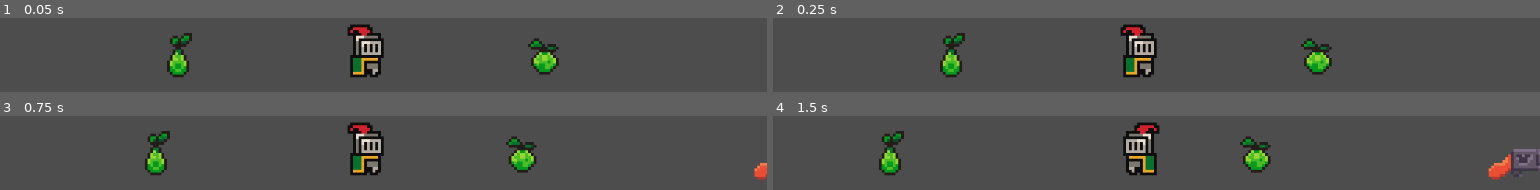
Above: before the commit, frames 1-4 (two rows, left to right).
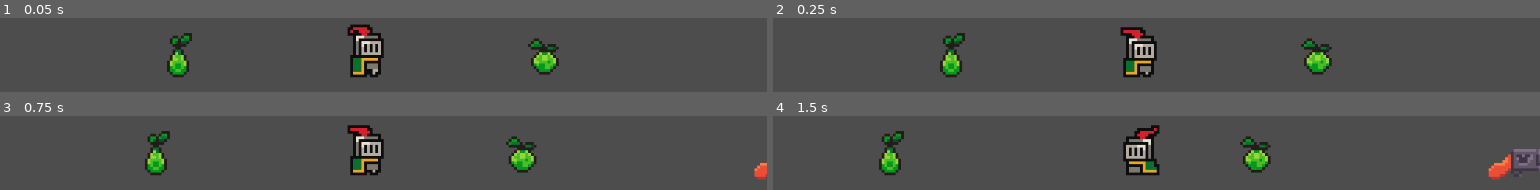
Above: after the commit, the same moments.

Repository: bgie/godot_item_pickup_and_use
Game: Godot game, scene res://world.tscn
The game is run twice, just before and just after one commit, with the same random seed, the same clock (stepped at 60 frames per second) and the same inputs.
Inputs:
- Up to frame 1 (0.05 s): no input
- Up to frame 2 (0.25 s): no input
- Up to frame 3 (0.75 s): tap Enter (ui_accept) at 0.5 s; hold Right (ui_right) from 0.53 s (still down); hold D (drop) from 0.53 s (still down)
- Up to frame 4 (1.5 s): tap Enter (ui_accept) at 0.77 s; tap P (pickup) at 0.8, 1.35 s; release Right (ui_right) at 1.28 s; release D (drop) at 1.28 s; hold Left (ui_left) from 1.28 s (still down)

Frame 1 is identical in both runs. In frame 2, 1.2% of the frame differs, in the area x 45-51%, y 8-73%; in frame 3, 1.2%; in frame 4, 1.7%, in the area x 45-51%, y 8-80%.

Commit message:
bug: pickup while carrying was broken

Diff:
--- a/player.gd
+++ b/player.gd
@@ -26,14 +26,15 @@
 	if event.is_action_pressed("ui_accept") && item_carried && item_carried.has_method("use"):
 		item_carried.use()
 	elif event.is_action_pressed("pickup"):
-		var overlapping_areas := hit_box_area_2d.get_overlapping_areas()
-		if overlapping_areas.size() == 1: # not handling overlapping items (yet)
-			if item_carried != null:
-				item_carried.drop()
-				item_carried = null
-			var item_to_pick_up : Node2D = overlapping_areas[0].get_parent()
-			item_to_pick_up.pickup()
-			item_carried = item_to_pick_up
+		for overlapping_area in hit_box_area_2d.get_overlapping_areas():
+			var item_to_pick_up : Node2D = overlapping_area.get_parent()
+			if item_to_pick_up != item_carried:
+				if item_carried != null:
+					item_carried.drop()
+					item_carried = null
+				item_to_pick_up.pickup()
+				item_carried = item_to_pick_up
+				break
 	elif event.is_action_pressed("drop") && item_carried != null:
 		item_carried.drop()
 		item_carried = null
--- a/world.tscn
+++ b/world.tscn
@@ -7,12 +7,81 @@
 [ext_resource type="Texture2D" uid="uid://lqcrihxqjuvb" path="res://assets/Shotguns/2Shotgun02.png" id="5_036b0"]
 [ext_resource type="Script" uid="uid://bc5p5eae4dad0" path="res://gun.gd" id="5_dwbse"]
 
-[sub_resource type="AtlasTexture" id="AtlasTexture_fj7yv"]
+[sub_resource type="AtlasTexture" id="AtlasTexture_dwbse"]
 atlas = ExtResource("1_f3sb7")
 region = Rect2(0, 0, 32, 32)
 
+[sub_resource type="AtlasTexture" id="AtlasTexture_pkg7o"]
+atlas = ExtResource("1_f3sb7")
+region = Rect2(32, 0, 32, 32)
+
+[sub_resource type="AtlasTexture" id="AtlasTexture_gbfbk"]
+atlas = ExtResource("1_f3sb7")
+region = Rect2(64, 0, 32, 32)
+
+[sub_resource type="AtlasTexture" id="AtlasTexture_ioo17"]
+atlas = ExtResource("1_f3sb7")
+region = Rect2(96, 0, 32, 32)
+
+[sub_resource type="SpriteFrames" id="SpriteFrames_wse8f"]
+animations = [{
+"frames": [{
+"duration": 1.0,
+"texture": SubResource("AtlasTexture_dwbse")
+}, {
+"duration": 1.0,
+"texture": SubResource("AtlasTexture_pkg7o")
+}, {
+"duration": 1.0,
+"texture": SubResource("AtlasTexture_gbfbk")
+}, {
+"duration": 1.0,
+"texture": SubResource("AtlasTexture_ioo17")
+}],
+"loop": true,
+"name": &"idle",
+"speed": 4.0
+}]
+
 [sub_resource type="RectangleShape2D" id="RectangleShape2D_aqk2v"]
 size = Vector2(15, 21)
+
+[sub_resource type="Animation" id="Animation_dwbse"]
+resource_name = "idle"
+loop_mode = 1
+tracks/0/type = "value"
+tracks/0/imported = false
+tracks/0/enabled = true
+tracks/0/path = NodePath("CarryItemMarker2D:position")
+tracks/0/interp = 1
+tracks/0/loop_wrap = true
+tracks/0/keys = {
+"times": PackedFloat32Array(0, 0.5),
+"transitions": PackedFloat32Array(1, 1),
+"update": 0,
+"values": [Vector2(5, 7), Vector2(5, 8)]
+}
+
+[sub_resource type="Animation" id="Animation_pkg7o"]
+length = 0.001
+tracks/0/type = "value"
+tracks/0/imported = false
+tracks/0/enabled = true
+tracks/0/path = NodePath("CarryItemMarker2D:position")
+tracks/0/interp = 1
+tracks/0/loop_wrap = true
+tracks/0/keys = {
+"times": PackedFloat32Array(0),
+"transitions": PackedFloat32Array(1),
+"update": 0,
+"values": [Vector2(5, 7)]
+}
+
+[sub_resource type="AnimationLibrary" id="AnimationLibrary_gbfbk"]
+_data = {
+&"RESET": SubResource("Animation_pkg7o"),
+&"idle": SubResource("Animation_dwbse")
+}
 
 [sub_resource type="AtlasTexture" id="AtlasTexture_036b0"]
 atlas = ExtResource("3_tlwt5")
@@ -37,8 +106,11 @@
 [node name="Player" type="Node2D" parent="."]
 script = ExtResource("1_fj7yv")
 
-[node name="Sprite2D" type="Sprite2D" parent="Player"]
-texture = SubResource("AtlasTexture_fj7yv")
+[node name="AnimatedSprite2D" type="AnimatedSprite2D" parent="Player"]
+sprite_frames = SubResource("SpriteFrames_wse8f")
+animation = &"idle"
+autoplay = "idle"
+frame_progress = 0.02294299
 
 [node name="HitBoxArea2D" type="Area2D" parent="Player"]
 
@@ -53,6 +125,12 @@
 
 [node name="Camera2D" type="Camera2D" parent="Player"]
 zoom = Vector2(4, 4)
+
+[node name="AnimationPlayer" type="AnimationPlayer" parent="Player"]
+libraries = {
+&"": SubResource("AnimationLibrary_gbfbk")
+}
+autoplay = "idle"
 
 [node name="Apple" type="Node2D" parent="."]
 z_index = -1
Not shown: 1 places in world.tscn that only renumber resources
